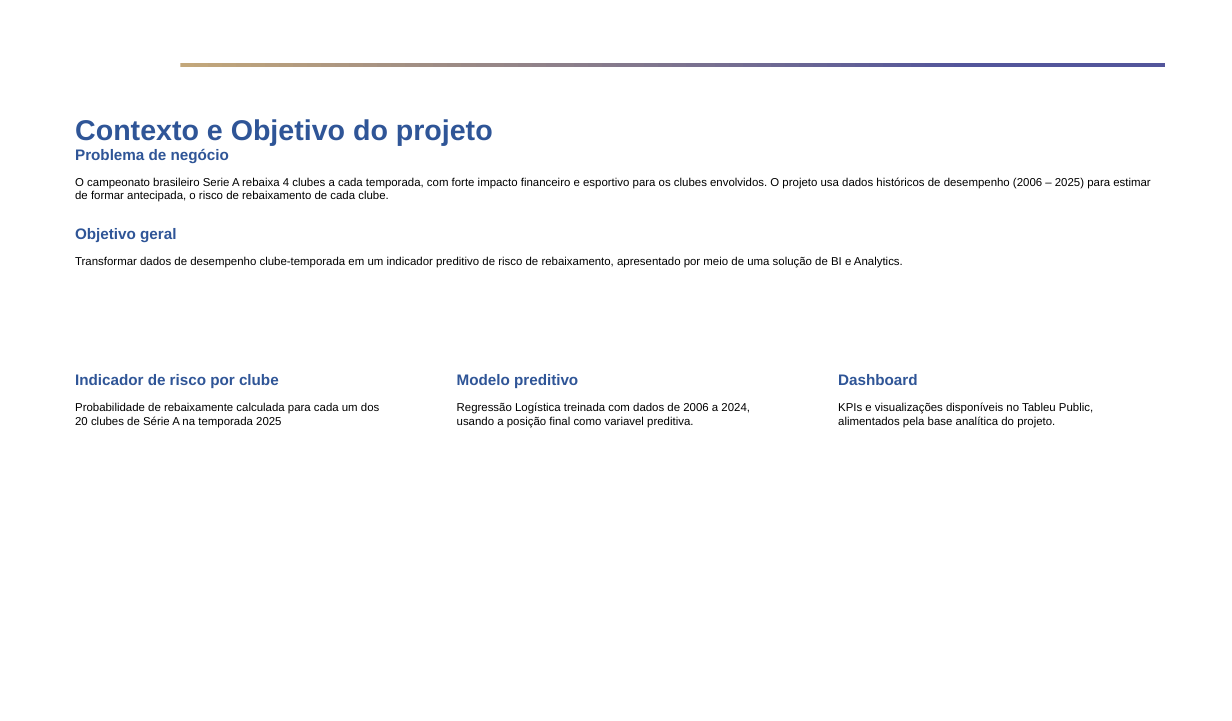
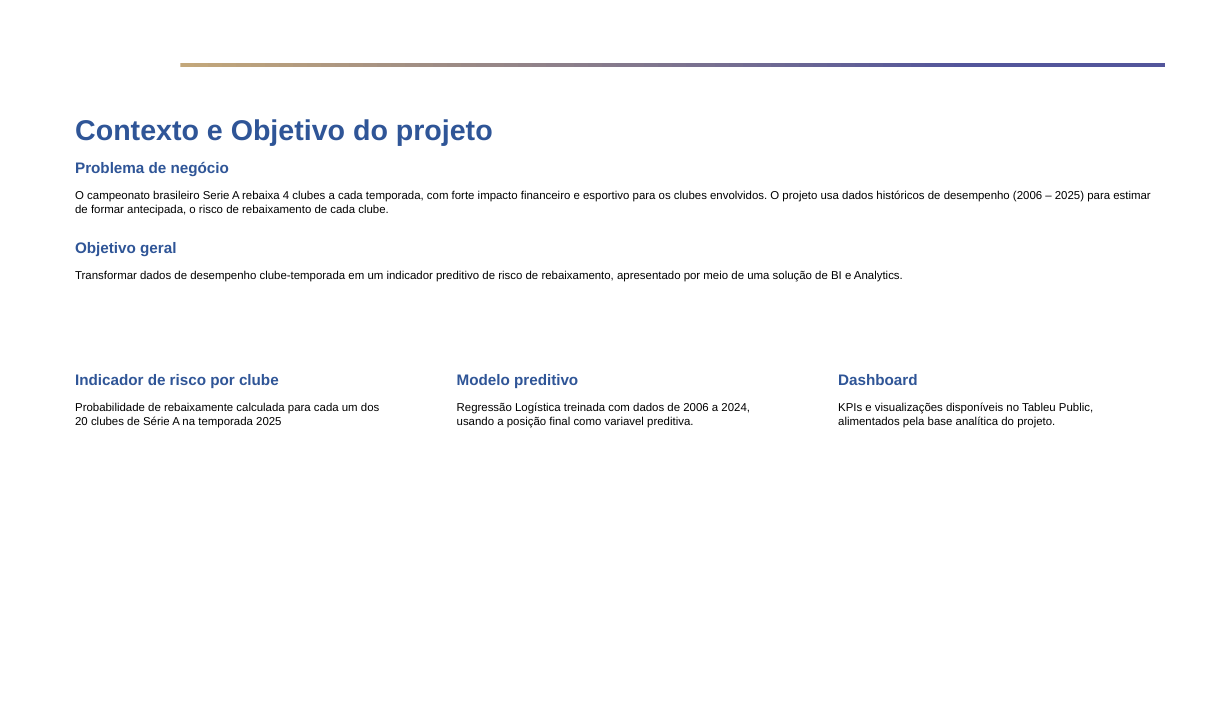
Before and after one commit to FelipePinheiro964/Projeto-Em-Business-Intelligence-e-Analytics, a slide deck: slide 3 of docs/Template - Fase 2 - Apresentação Executiva - Projeto em Business Intelligence e Analytics.pptx. Drawn at 1232x721 pixels with LibreOffice and Linux fonts; fonts in the diff are those of the drawing; background and template pictures are left out. Boxes give left, top, right and bottom in pixels: in the first picture for what was removed or moved away, otherwise in the second. Text is boxed around its words. In the diff, an @@ line names an element or a change of style, - is before the commit and + after.

```diff
--- a/docs/Template - Fase 2 - Apresentação Executiva - Projeto em Business Intelligence e Analytics.pptx
+++ b/docs/Template - Fase 2 - Apresentação Executiva - Projeto em Business Intelligence e Analytics.pptx
@@ text "Problema de negócio": place and size @@
-text "Problema de negócio" at bbox=[75, 149, 1150, 202]
+text "Problema de negócio" at bbox=[75, 162, 1150, 216]
@@ text "Objetivo geral": place and size @@
-text "Objetivo geral" at bbox=[75, 228, 903, 268]
+text "Objetivo geral" at bbox=[75, 242, 903, 282]
```
Also in this commit, not shown: 1 slide added.
